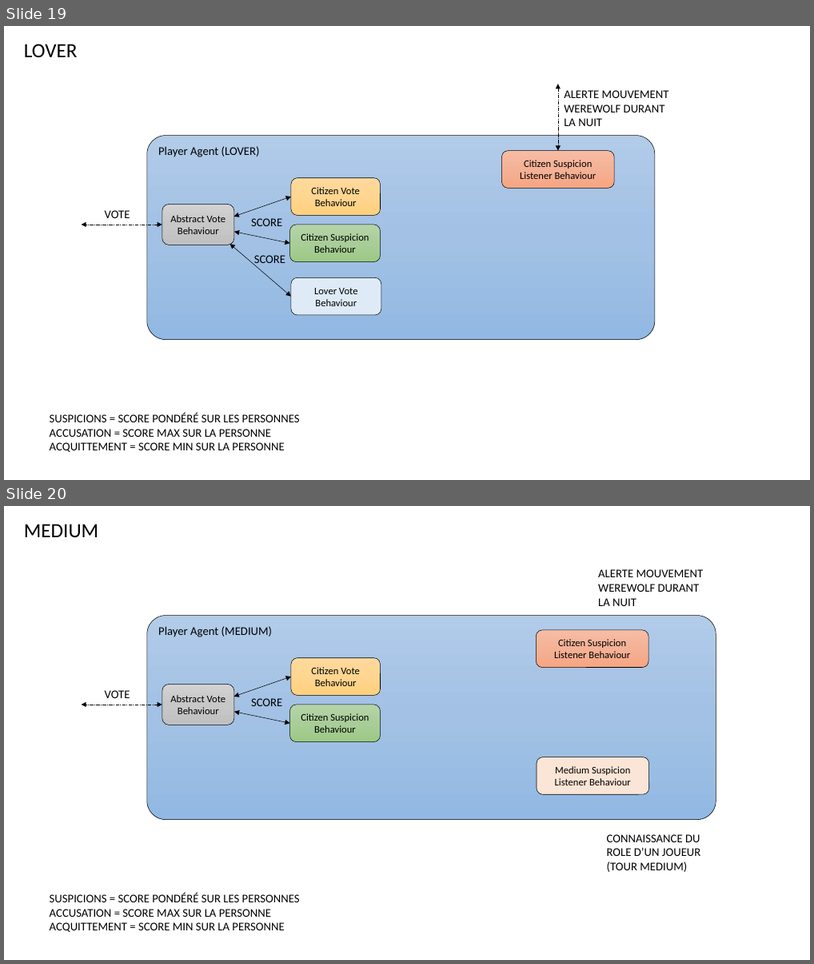
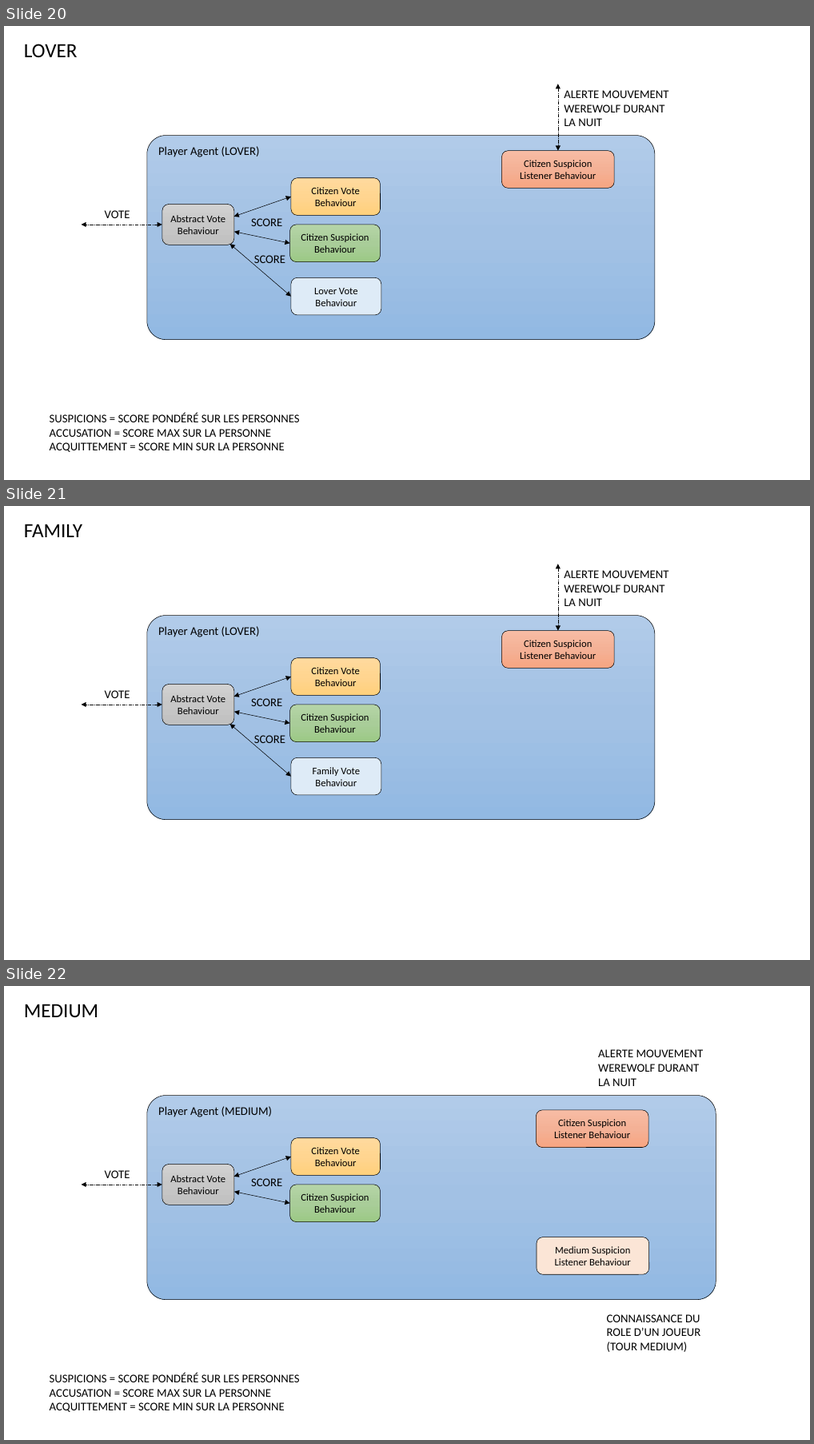
Before and after one commit to konamdav/Loup-Garou, a slide deck: README.pptx. Shown one above the other, each under a label of ours: slides 19 and 20 before the commit, slides 20, 21 and 22 after it. The pictures are 814x964 and 814x1444 pixels, drawn with LibreOffice and Linux fonts; fonts in the diff are those of the drawing. Boxes give left, top, right and bottom in pixels: in the first picture for what was removed or moved away, otherwise in the second. Text is boxed around its words. In the diff, an @@ line names an element or a change of style, - is before the commit and + after.

```diff
--- a/README.pptx
+++ b/README.pptx
@@ slide 21 added at <box>4,506,810,960</box>, background #FFFFFF @@
@@ subtitle added at <box>24,524,82,537</box>, 24 pt, text #000000 @@
+FAMILY
@@ double arrow added from (558, 564) to (558, 631), #000000 0.5 pt dashed @@
@@ text added at <box>564,570,670,606</box>, 14 pt, text #000000 @@
+ALERTE MOUVEMENT
+WEREWOLF DURANT LA NUIT
@@ rounded rectangle added at <box>147,616,655,820</box>, fill gradient #B1CBE9 to #A3C1E5 to #93B9E4, outline #000000 0.5 pt, 14 pt, text #000000 @@
+Player Agent (LOVER)
@@ rounded rectangle added at <box>502,631,614,668</box>, fill gradient #F7BDA5 to #F5B196 to #F8A582, outline #000000 0.5 pt, 12 pt, text #000000 @@
+Citizen Suspicion Listener Behaviour
@@ rounded rectangle added at <box>291,658,381,696</box>, fill gradient #FFDB9E to #FFD590 to #FFD07C, outline #000000 0.5 pt, 12 pt, text #000000 @@
+Citizen Vote Behaviour
@@ text added at <box>105,690,130,698</box>, 14 pt, text #000000 @@
+VOTE
@@ rounded rectangle added at <box>162,684,234,724</box>, fill gradient #D2D2D2 to #C8C8C8 to #C0C0C0, outline #000000 0.5 pt, 12 pt, text #000000 @@
+Abstract Vote Behaviour
@@ double arrow added from (291, 676) to (234, 696), #000000 0.5 pt @@
@@ double arrow added from (162, 704) to (82, 704), #000000 0.5 pt dashed @@
@@ double arrow added from (290, 723) to (234, 712), #000000 0.5 pt @@
@@ text added at <box>251,698,282,706</box>, 14 pt, text #000000 @@
+SCORE
@@ rounded rectangle added at <box>290,704,380,742</box>, fill gradient #B5D5A7 to #AACE9A to #9CC987, outline #000000 0.5 pt, 12 pt, text #000000 @@
+Citizen Suspicion Behaviour
@@ double arrow added from (291, 776) to (230, 724), #000000 0.5 pt @@
@@ text added at <box>254,735,286,746</box>, 14 pt, text #000000 @@
+SCORE
@@ rounded rectangle added at <box>291,758,382,795</box>, fill #DEEBF7, outline #000000 0.5 pt, 12 pt, text #000000 @@
+Family Vote Behaviour
@@ what was slide 19 is now slide 20 @@
@@ what was slide 20 is now slide 22 @@
```
Also in this commit, not shown: 1 slide changed, 1 other slide added.
